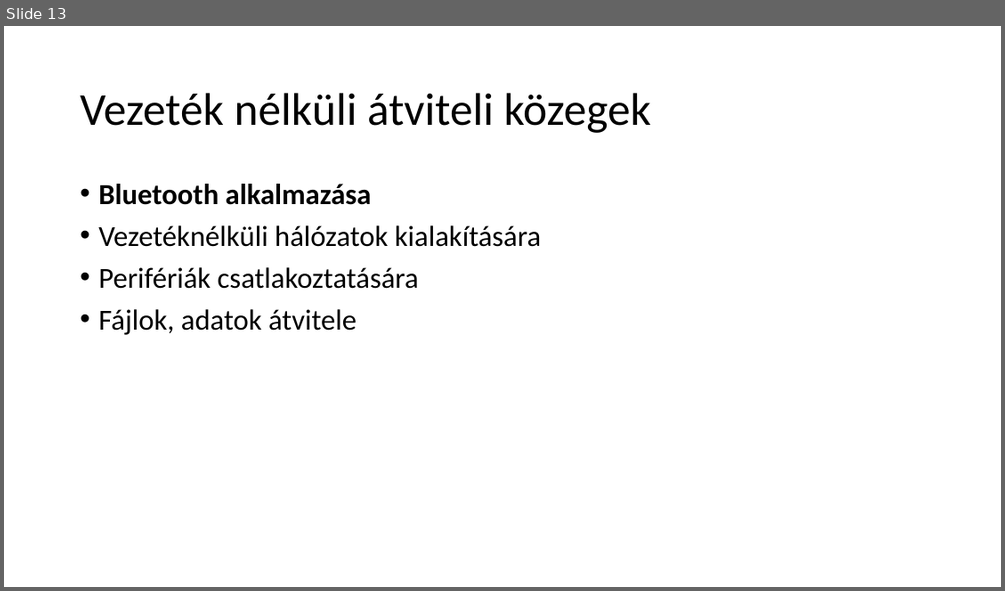
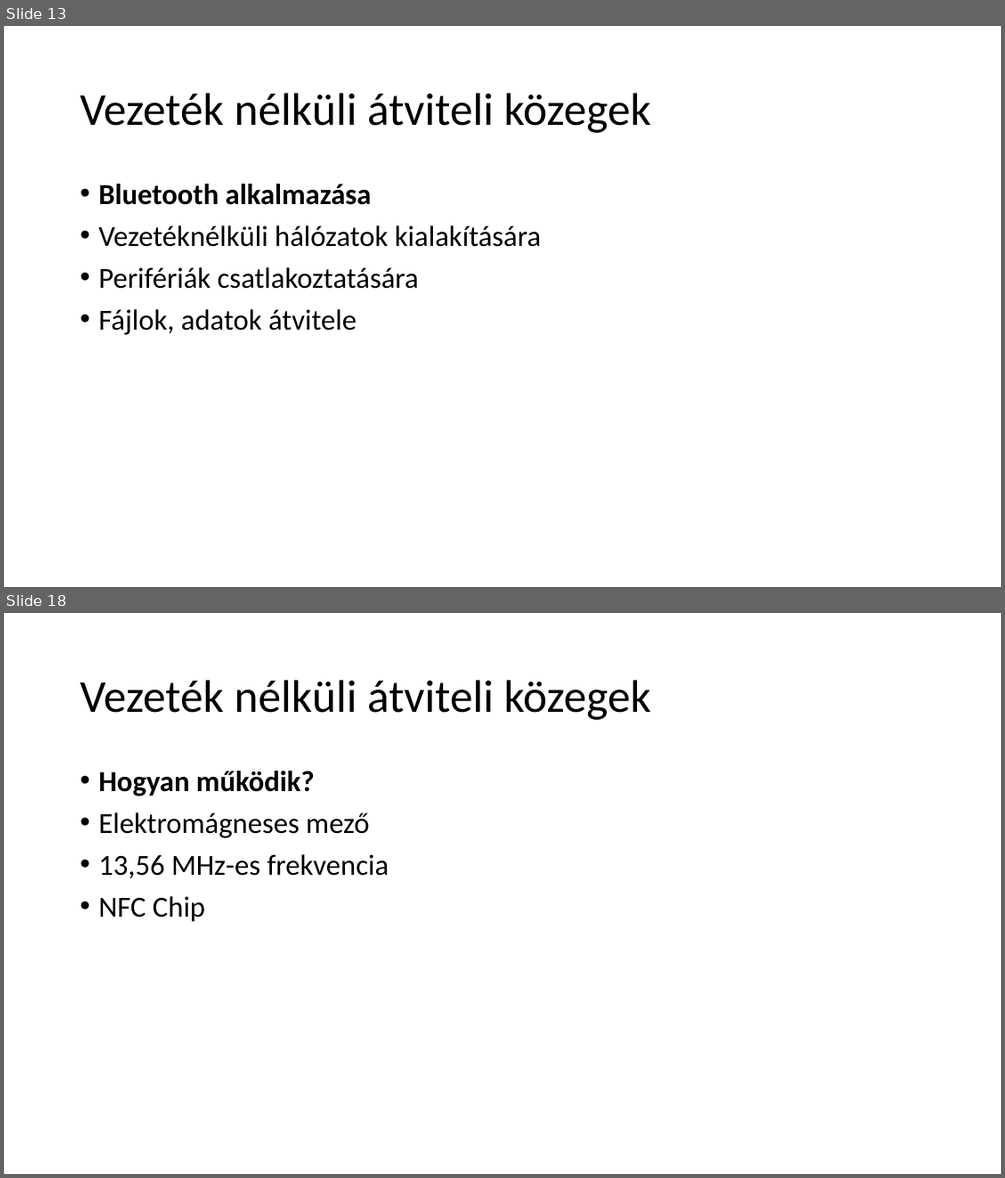
Before and after one commit to gutibalintka/Iktproll2, a slide deck: Vezeték, vezeték nélküli átviteli közegek.pptx. Shown one above the other, each under a label of ours: slide 13 before the commit, slides 13 and 18 after it; the slides between them are not shown. The pictures are 1005x591 and 1005x1178 pixels, drawn with LibreOffice and Linux fonts; fonts in the diff are those of the drawing. Boxes give left, top, right and bottom in pixels: in the first picture for what was removed or moved away, otherwise in the second. Text is boxed around its words. In the diff, an @@ line names an element or a change of style, - is before the commit and + after.

```diff
--- a/Vezeték, vezeték nélküli átviteli közegek.pptx
+++ b/Vezeték, vezeték nélküli átviteli közegek.pptx
@@ slide 18 added at <box>4,613,1001,1174</box>, background #FFFFFF @@
@@ title added at <box>80,680,651,720</box>, 44 pt, text #000000 @@
+Vezeték nélküli átviteli közegek
@@ text added at <box>98,771,389,922</box>, 28 pt, text #000000 @@
+• Hogyan működik?
+• Elektromágneses mező
+• 13,56 MHz-es frekvencia
+• NFC Chip
```
Also in this commit, not shown: 9 other slides added.
